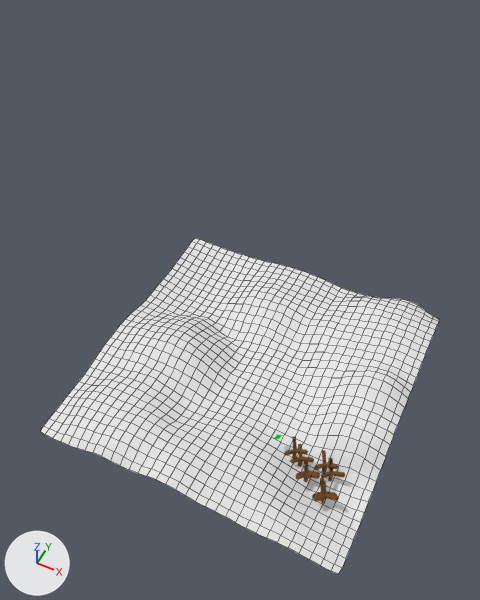
Two versions of the Blender file 00-filestructure/03-Scenes/HP-Scene.blend, one commit apart.
Both versions are drawn from a 50 mm camera at (30.6, -66.3, 102.2) aimed at (-9.2, 13.3, 2.6). The lights are fixed; the arrows at lower left show +X, +Y and +Z. Mesh edges are drawn as thin lines on the coarser meshes.

Objects in the first picture: 'WaldbodenGroup'.
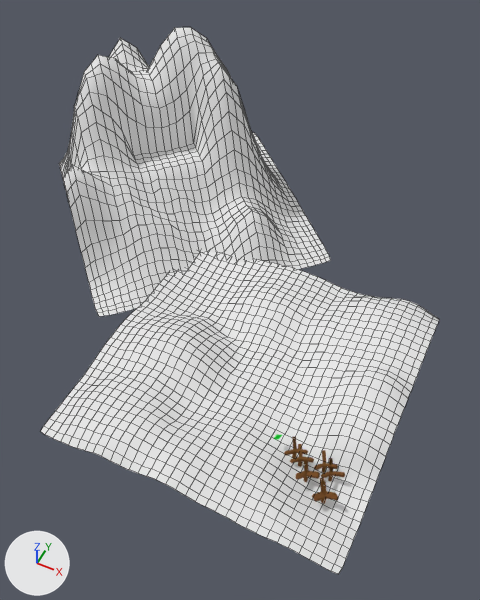
Edits to the scene script, one JSON object a line:
```json
{"op": "add", "block": "mat_material_004", "code": ["mat_material_004 = diffuse_material('Material.004')", "mat_material_004.base_color = (0.8, 0.8, 0.8)  # white #e7e7e7"]}
{"op": "add", "block": "me_plane_001", "code": ["me_plane_001 = bpy.data.meshes.new('Plane.001')", "me_plane_001.from_pydata(...)  # 1089 vertices, 1024 faces; spans x -0.96..0.96, y -0.96..0.96, z 0.0..1.41", "me_plane_001.polygons.foreach_set('use_smooth', [True] * 1024)", "me_plane_001.materials.append(mat_material_004)  # its picture is missing"]}
{"op": "remove", "block": "col_schloss_auf_berg", "code": "col_schloss_auf_berg.objects.link(ob_berg)"}
{"op": "add", "block": "col_schloss_auf_berg", "code": "col_schloss_auf_berg.objects.link(ob_plane_001)"}
{"op": "set", "path": "ob_schloss_auf_berg.location", "old": "(-16.8, 12.3, -0.6)", "new": "(-35.8, 37.9, -3.4)"}
{"op": "set", "path": "ob_schloss_auf_berg.rotation_euler", "old": "(0.0, 0.0, 0.0)", "new": "(0.0, 0.0, -0.785)", "note": "degrees (0, 0, 0) -> degrees (0, 0, -45)"}
{"op": "set", "path": "ob_schloss.rotation_euler", "old": "(0.0, 0.0, -0.594)", "new": "(0.0, 0.0, 0.0)", "note": "degrees (0, 0, -34) -> degrees (0, 0, 0)"}
{"op": "set", "path": "ob_schloss.location", "old": "(-5.207, 4.444, 1.968)", "new": "(-0.155, -1.013, 4.639)"}
{"op": "set", "path": "ob_schloss.scale", "old": "(0.201, 0.201, 0.201)", "new": "(0.36, 0.36, 0.36)"}
{"op": "remove", "block": "ob_berg", "code": ["ob_berg = bpy.data.objects.new('Berg', None)", "ob_berg.location = (-4.58, 4.604, -0.42)", "ob_berg.rotation_euler = (0.0, 0.0, -0.524)  # degrees (0, 0, -30)", "ob_berg.scale = (0.519, 0.519, 0.519)", "ob_berg.show_instancer_for_render = False", "ob_berg.instance_type = 'COLLECTION'", "ob_berg.instance_collection = col_berg"]}
{"op": "add", "block": "ob_plane_001", "code": ["ob_plane_001 = bpy.data.objects.new('Plane.001', me_plane_001)", "ob_plane_001.location = (0.0, 0.0, 0.0)", "ob_plane_001.scale = (7.75, 7.75, 7.75)"]}
```

Pixel boxes [x1, y1, x2, y2] of what changed, in the pictures (480 x 600 px):
```json
{"object": "Schloss_auf_Berg", "change": "deleted, added", "after": [59, 27, 330, 316]}
```
